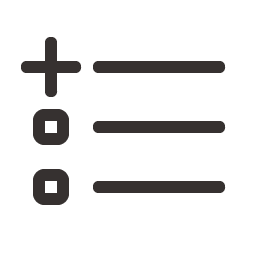
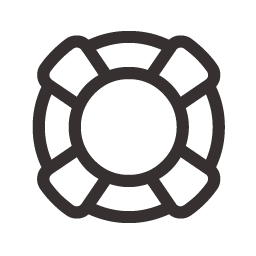
Layered file, before and after one edit (w=256, h=256). Changes by layer:
added group "help" with 1 layers above "info" over left=32, top=31, right=225, bottom=223
added layer "t" in group "help" over left=32, top=31, right=225, bottom=223
hid group "download" (1 layers) over left=38, top=32, right=219, bottom=223
hid group "list_new" (1 layers) over left=21, top=37, right=226, bottom=205
